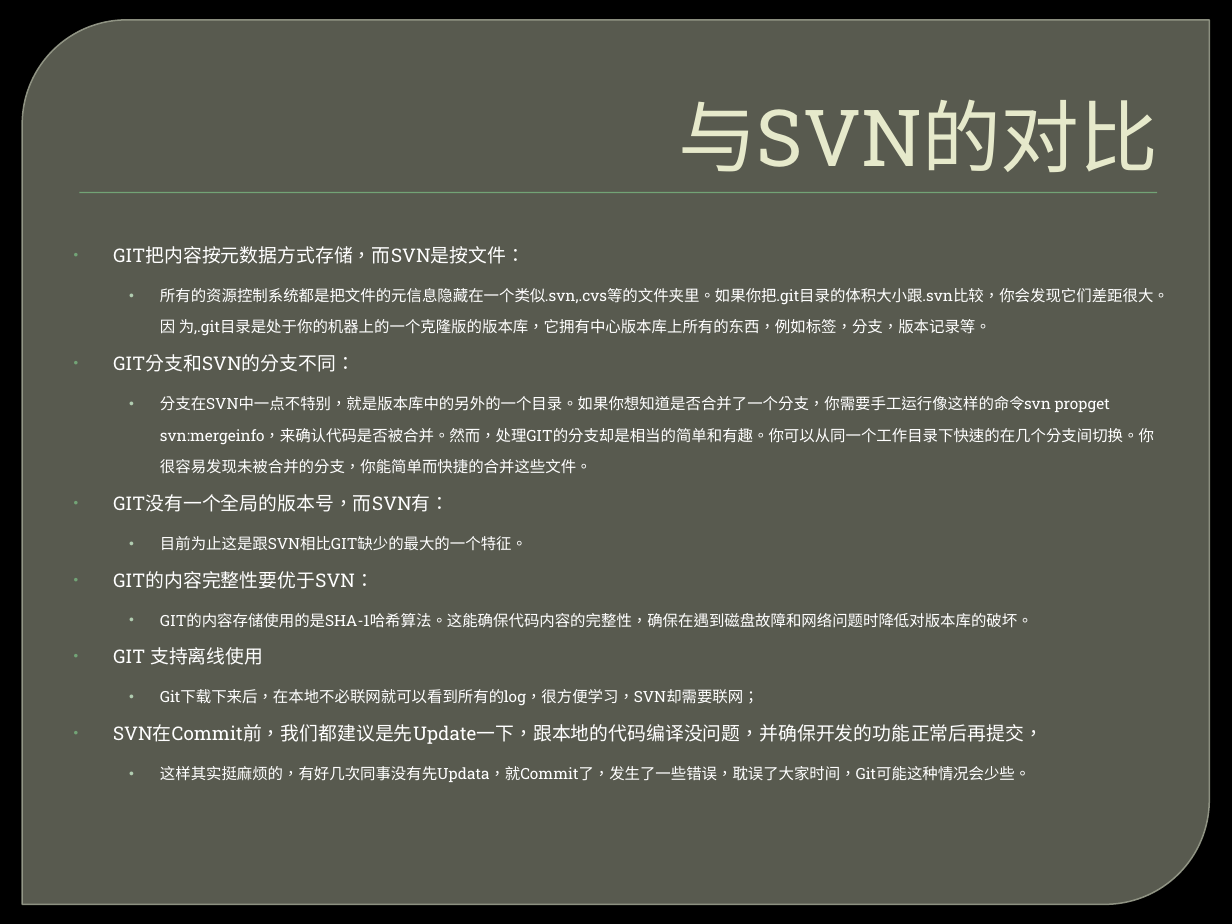
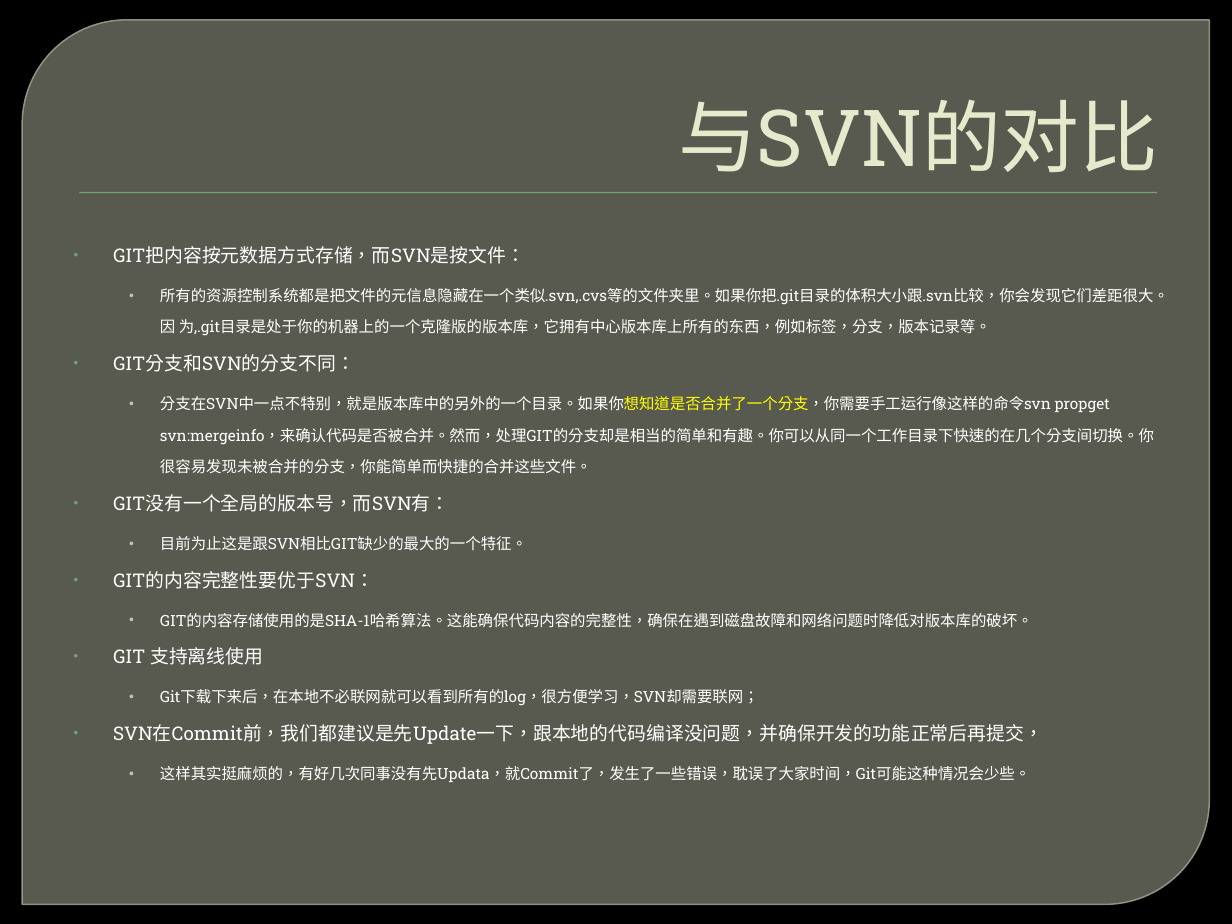
Before and after one commit to ghj1976/lecture, a slide deck: slide 4 of git/git简介.pptx. Drawn at 1232x924 pixels with LibreOffice and Linux fonts; fonts in the diff are those of the drawing; background and template pictures are left out. Boxes give left, top, right and bottom in pixels: in the first picture for what was removed or moved away, otherwise in the second. Text is boxed around its words. In the diff, an @@ line names an element or a change of style, - is before the commit and + after.

```diff
--- a/git/git简介.pptx
+++ b/git/git简介.pptx
@@ text at [160, 396, 1154, 474]: text colour #FFFFFF to #FFFF00 in "分支在SVN中一点不特别，就是版本库中的另外的一个目录。如果你想知道是否合并了一个分支，你需要手工运行像这样的命令svn" @@
```
Also in this commit, not shown: 2 other slides changed, 1 slide removed, 2 other files.
